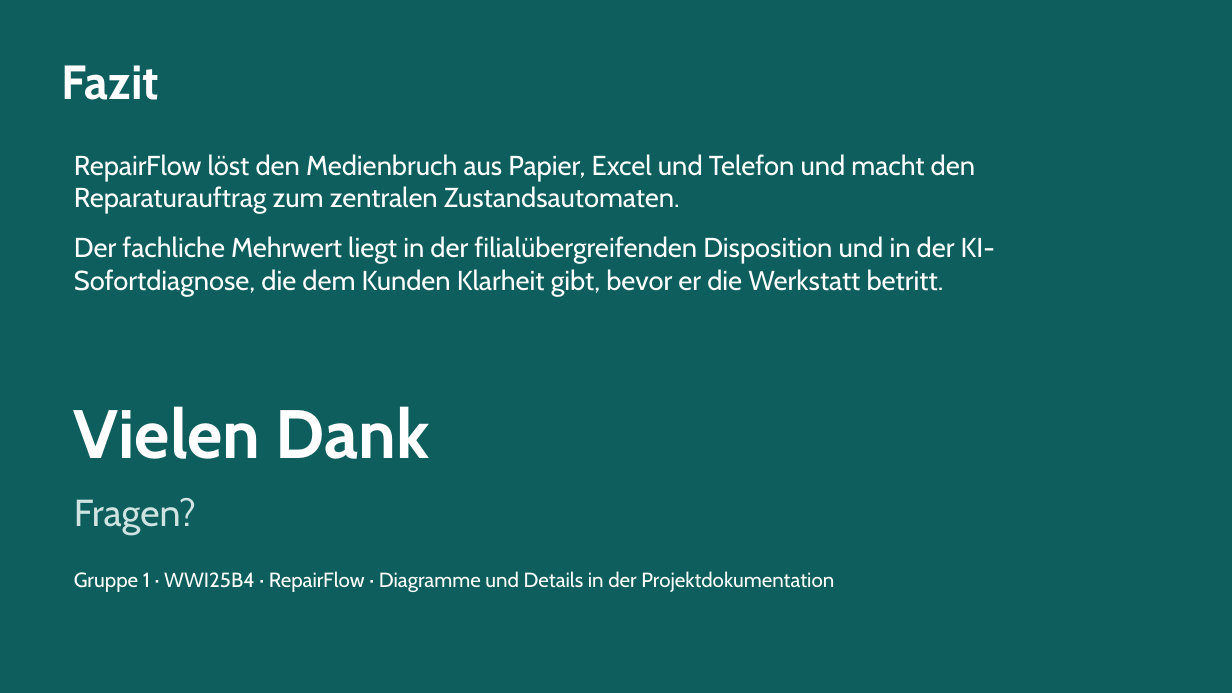
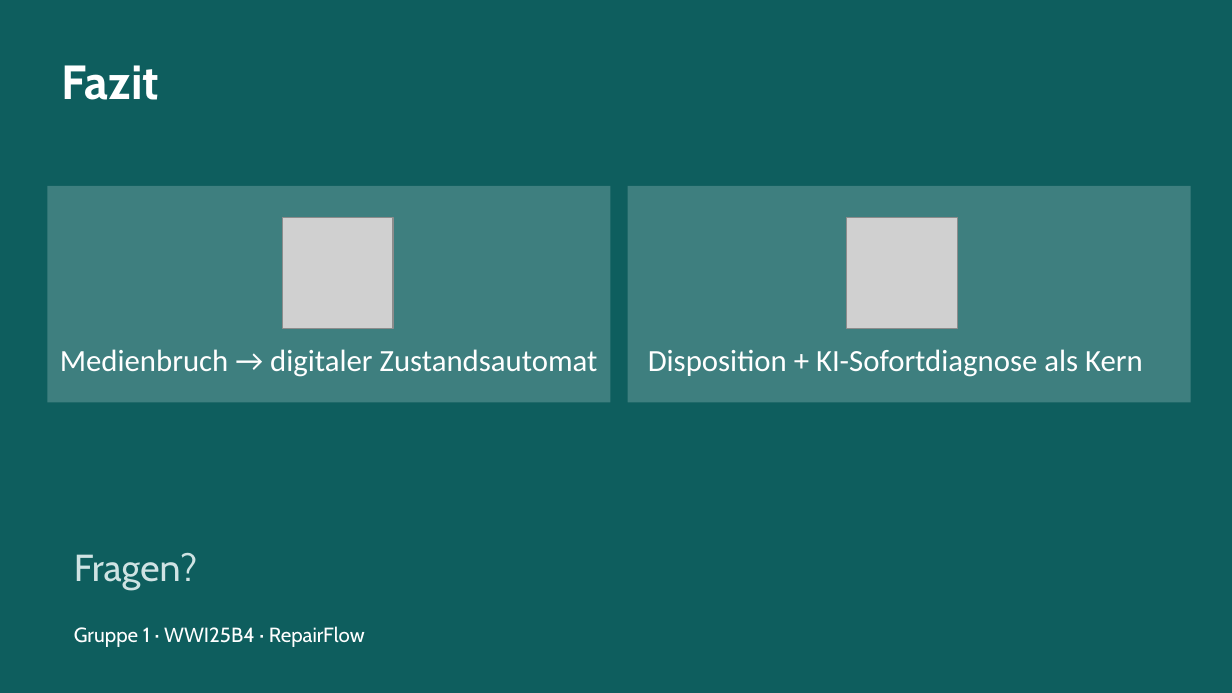
Before and after one commit to jakobschwan123-cmd/casestudy-semester-3, a slide deck: slide 18 of 4_praesentation/Abschlusspraesentation.pptx. Drawn at 1232x693 pixels with LibreOffice and Linux fonts; fonts in the diff are those of the drawing; grey boxes stand for pictures. Boxes give left, top, right and bottom in pixels: in the first picture for what was removed or moved away, otherwise in the second. Text is boxed around its words. In the diff, an @@ line names an element or a change of style, - is before the commit and + after.

Commit message:
docs: Folie 18 Fazit auf drei Key-Takeaway-Stichpunkte gekürzt

```diff
--- a/4_praesentation/Abschlusspraesentation.pptx
+++ b/4_praesentation/Abschlusspraesentation.pptx
@@ text removed at box(74, 154, 995, 296) @@
-RepairFlow löst den Medienbruch aus Papier, Excel und Telefon und macht den Reparaturauftrag zum zentralen Zustandsautomaten.
-Der fachliche Mehrwert liegt in der filialübergreifenden Disposition und in der KI-Sofortdiagnose, die dem Kunden Klarheit gibt, bevor er die Werkstatt betritt.
@@ rectangle added at box(48, 186, 611, 403), fill #D0E3E4 at 25% opacity @@
@@ rectangle added at box(627, 186, 1190, 403), fill #D0E3E4 at 25% opacity @@
@@ picture added at box(282, 218, 393, 329) @@
@@ picture added at box(846, 218, 957, 329) @@
@@ text added at box(60, 349, 598, 377), 18 pt, text #FFFFFF @@
+Medienbruch → digitaler Zustandsautomat
@@ text added at box(648, 349, 1143, 377), 18 pt, text #FFFFFF @@
+Disposition + KI-Sofortdiagnose als Kern
@@ text removed at box(74, 406, 430, 459) @@
-Vielen Dank
@@ text "Fragen?": place and size @@
-text "Fragen?" at box(74, 498, 196, 535)
+text "Fragen?" at box(74, 553, 197, 590)
@@ text "Fragen?" at box(74, 553, 197, 590): text colour #CFE3E3 to #D0E3E4 in "Fragen?" @@
@@ text at box(74, 626, 365, 647): text changed @@
-Gruppe 1 · WWI25B4 · RepairFlow · Diagramme und Details in der Projektdokumentation
+Gruppe 1 · WWI25B4 · RepairFlow
```
Also in this commit, not shown: 9 other slides changed.
